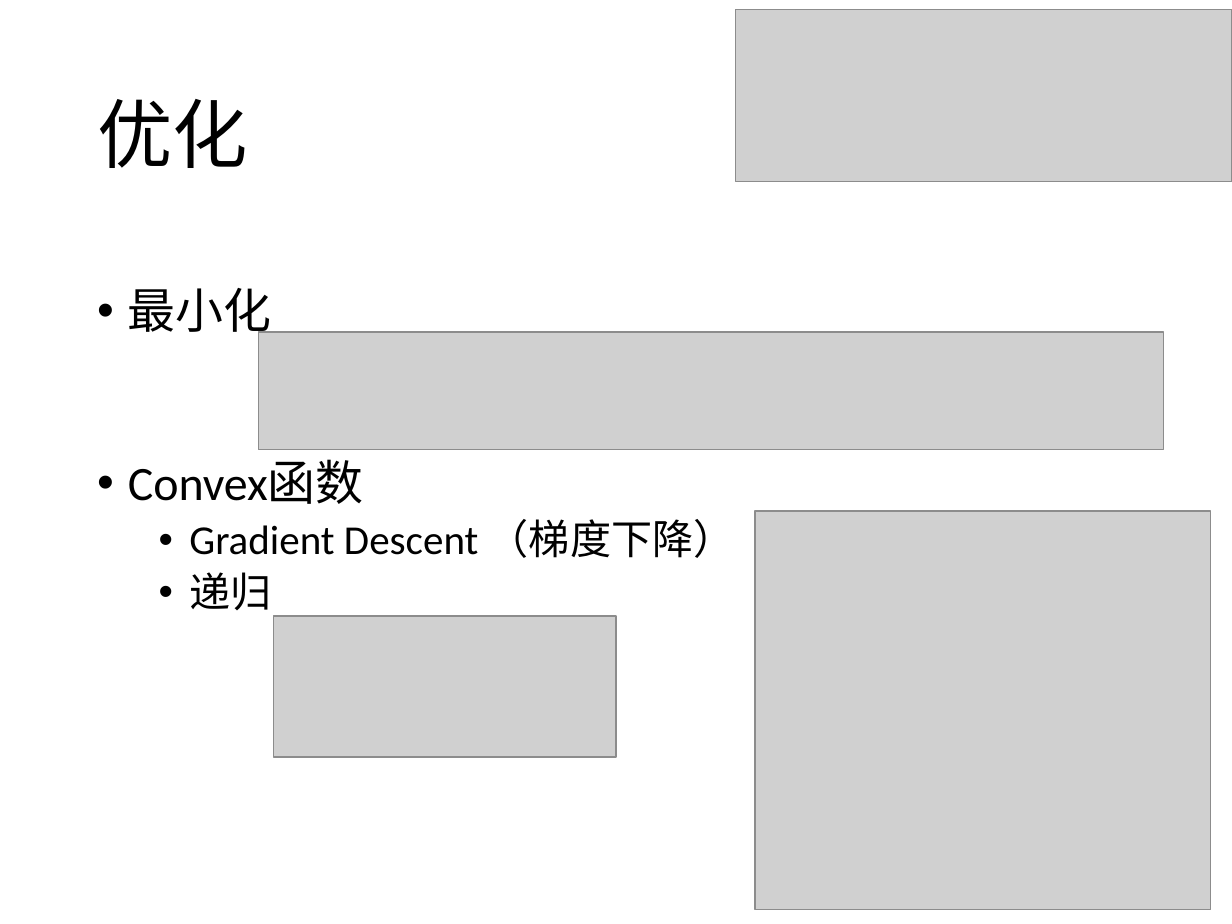
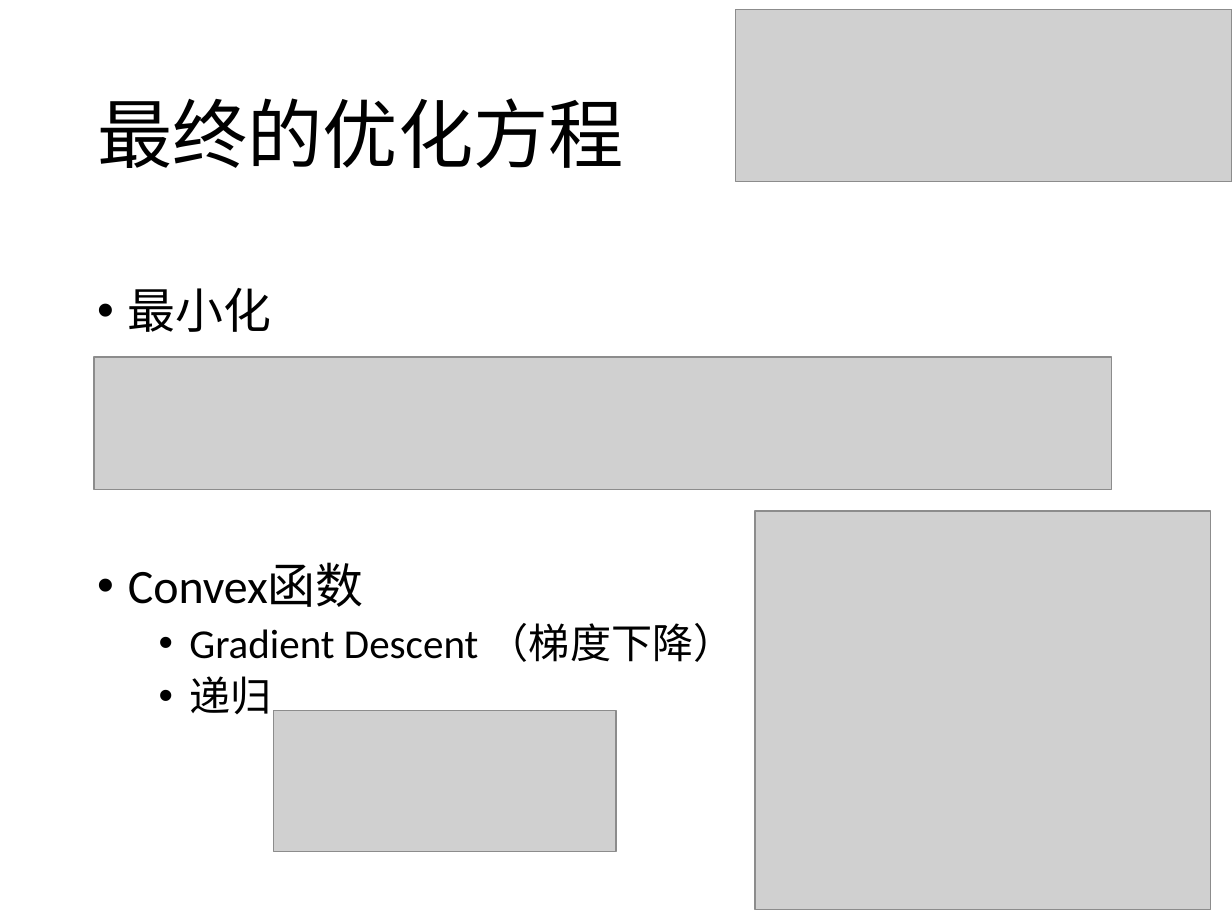
Before and after one commit to yishuai/bigalgo, a slide deck: slide 5 of ppt/11-svm-sgd.pptx. Drawn at 1232x924 pixels with LibreOffice and Linux fonts; fonts in the diff are those of the drawing; grey boxes stand for pictures. Boxes give left, top, right and bottom in pixels: in the first picture for what was removed or moved away, otherwise in the second. Text is boxed around its words. In the diff, an @@ line names an element or a change of style, - is before the commit and + after.

```diff
--- a/ppt/11-svm-sgd.pptx
+++ b/ppt/11-svm-sgd.pptx
@@ title at bbox=[97, 98, 624, 168]: text changed @@
-优化
+最终的优化方程
@@ text "最小化" rewrapped from bbox=[128, 288, 734, 610] to bbox=[128, 288, 734, 714] @@
@@ picture: place and size @@
-picture at bbox=[259, 331, 1164, 450]
+picture at bbox=[94, 357, 1111, 489]
@@ picture: place and size @@
-picture at bbox=[274, 616, 616, 758]
+picture at bbox=[274, 711, 616, 853]
```
Also in this commit, not shown: 5 other slides changed, 1 slide added, 8 other files.
